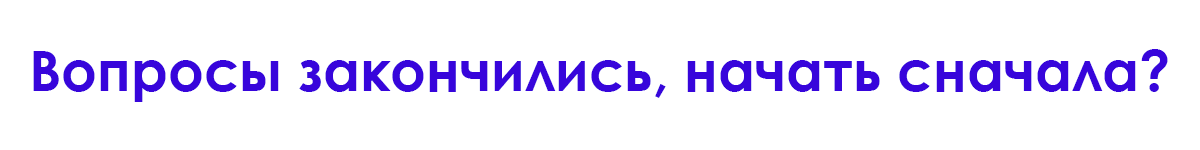
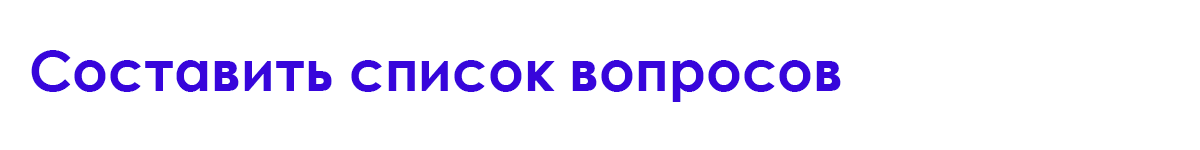
Comparing the layer stacks of the two 1200px x 150px images. Changes:
added layer "Создать вопросы" above "Вопросы закончились" over (x1=31, y1=50, x2=841, y2=102)
hid "Вопросы закончились" over (x1=33, y1=49, x2=1168, y2=102)
